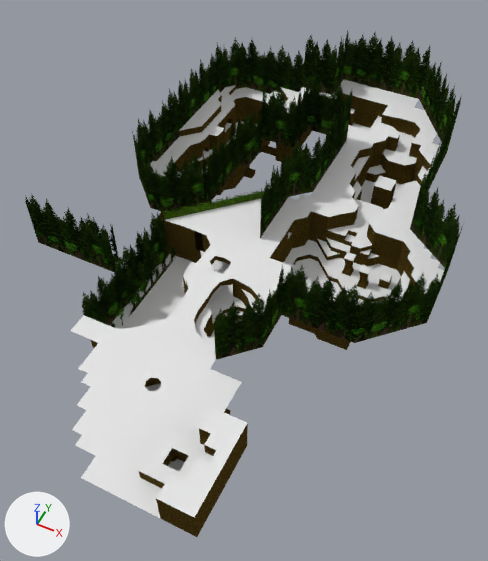
Before and after pictures for a commit that changed the Blender file Blends/level-6.blend.
The view is the same before and after, from a camera (50 mm lens) standing at (113.0, -164.0, 178.0) and looking at (41.0, -21.0, -1.0). The axes (+X, +Y, +Z) are drawn at lower left. The lights are the same throughout. The older version comes first.

The first picture shows 'level-6', 'level-6-tree-wall'.
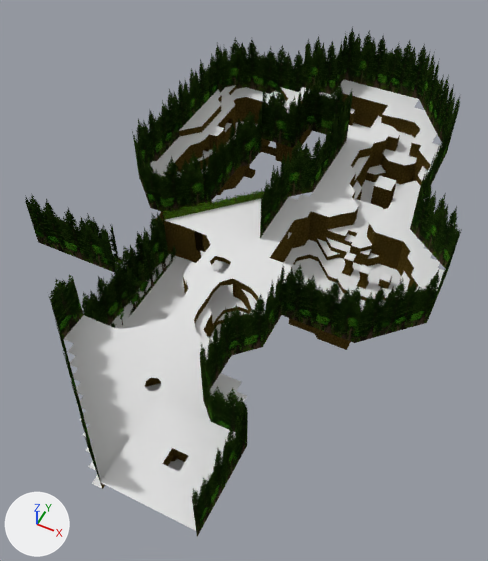
Commit message: working on level 6

Boxes [x1, y1, x2, y2] around the edits, measured in the pictures (488 x 561 px):
'level-6', reshaped: before [71, 79, 445, 537]; after [64, 79, 444, 531]
'level-6-tree-wall', reshaped (55% taller): before [25, 31, 464, 360]; after [25, 26, 462, 537]
part 1 of me_level_6, reshaped: before [72, 406, 248, 537]; after [64, 331, 247, 531]
part 2 of me_level_6, surface changed: before [71, 80, 445, 501]; after [71, 80, 444, 494]
part 3 of me_level_6, recoloured: before [103, 419, 191, 495]; after [100, 482, 105, 489]
part 4 of me_level_6, recoloured: before [150, 477, 163, 488]; after [143, 477, 162, 493]
part 5 of me_level_6_tree_wall, built on: before [214, 293, 264, 360]; after [47, 275, 264, 537]
part 6 of me_level_6_tree_wall, surface changed: before [214, 31, 463, 360]; after [230, 26, 462, 356]

Diff of the bpy script that builds the scene:
```diff
--- a/Blends/level-6.blend.py
+++ b/Blends/level-6.blend.py
@@ me_level_6 @@
 # used by ob_level_6; location = (0.0, 0.0, 0.0)
-me_level_6.from_pydata(...)  # 3819 vertices, 3921 faces; spans x -28.0..105.0, y -112.0..98.0, z -12.0..23.0
+me_level_6.from_pydata(...)  # 3786 vertices, 3890 faces; spans x -28.0..105.0, y -112.0..98.0, z -12.0..15.0
+# me_level_6 part 1
+# 67 vertices are removed from x 28.0..74.0, y -112.0..-84.0, z 11.0..23.0
+# 91 faces are deleted
+# 8 vertices in x 49.0..56.0, y -112.0..-91.0, z 11.0 move by (-3.0, 0.0, 4.0)
+# 5 vertices in x 53.0, y -112.0..-94.0, z 11.0 move by (-4.0, 0.0, 4.0)
+# 6 vertices move from x 53.0..60.0, y -105.0..-88.0, z 11.0 to x 53.0..60.0, y -108.0..-84.0, z 15.0
+# 20 vertices are added at x 7.0..66.0, y -112.0..-63.0, z 11.0..15.0
+# 14 new vertices lie (-4.0, 0.0, 0.0) away from vertices in x 18.0..74.0, y -108.0..-77.0, z 11.0..15.0
+# 54 new faces join them, mat_terrain (its picture is missing)
+# 6 new faces join them, mat_dirt_wall (picture img_dirt_wall_png)
+# me_level_6 part 2: 3830 kept faces spanning x -28.0..105.0, y -112.0..98.0, z -12.0..15.0 get new texture (UV) coordinates
+# me_level_6 part 3: 7 faces spanning x 46.0..56.0, y -112.0..-84.0, z 11.0..15.0 switch from mat_terrain (its picture is missing) to mat_dirt_wall (picture img_dirt_wall_png)
+# me_level_6 part 4: 4 faces spanning x 49.0..60.0, y -108.0..-88.0, z 15.0 switch from mat_dirt_wall (picture img_dirt_wall_png) to mat_terrain (its picture is missing)
@@ me_level_6_tree_wall @@
 # used by ob_level_6_tree_wall; location = (0.0, 0.0, 0.0)
 # verts and faces of me_level_6_tree_wall; kept vertices keep their numbers, new ones are numbered from 90
 # before: 74 (53.0, -63.0, 11.0) at pixel (215, 360), 75 (53.0, -63.0, 37.0)
-me_level_6_tree_wall.from_pydata(...)  # 90 vertices, 33 faces; spans x -35.0..105.0, y -66.0..98.0, z -6.0..37.0
+me_level_6_tree_wall.from_pydata(...)  # 104 vertices, 39 faces; spans x -35.0..105.0, y -112.0..98.0, z -6.0..37.0
+# me_level_6_tree_wall part 5
+verts[74] = (56.0, -60.0, 11.0)  # moved, pixel (231, 355)
+verts[75] = (56.0, -60.0, 37.0)  # moved
+verts[90] = (56.0, -77.0, 11.0)  # pixel (203, 400)
+verts[91] = (63.0, -84.0, 11.0)
+verts[92] = (74.0, -84.0, 11.0)  # pixel (247, 445)
+verts[93] = (74.0, -112.0, 11.0)  # pixel (197, 537)
+verts[94] = (7.0, -77.0, 11.0)  # pixel (63, 339)
+verts[95] = (46.0, -112.0, 11.0)  # pixel (102, 489)
+verts[96] = (7.0, -66.0, 11.0)  # pixel (83, 315)
+for new, old in zip([*range(97, 104)], [*range(90, 97)]): verts[new] = verts[old] + (0.0, 0.0, 26.0)
+faces += [(74, 90, 97, 75), (90, 91, 98, 97), (91, 92, 99, 98), (92, 93, 100, 99), (94, 101, 102, 95), (94, 96, 103, 101)]  # mat_tree_wall_solid
+# me_level_6_tree_wall part 6: 11 kept faces spanning x 18.0..105.0, y -60.0..98.0, z 11.0..37.0 get new texture (UV) coordinates
 me_level_6_tree_wall.materials.append(mat_tree_wall)
```
